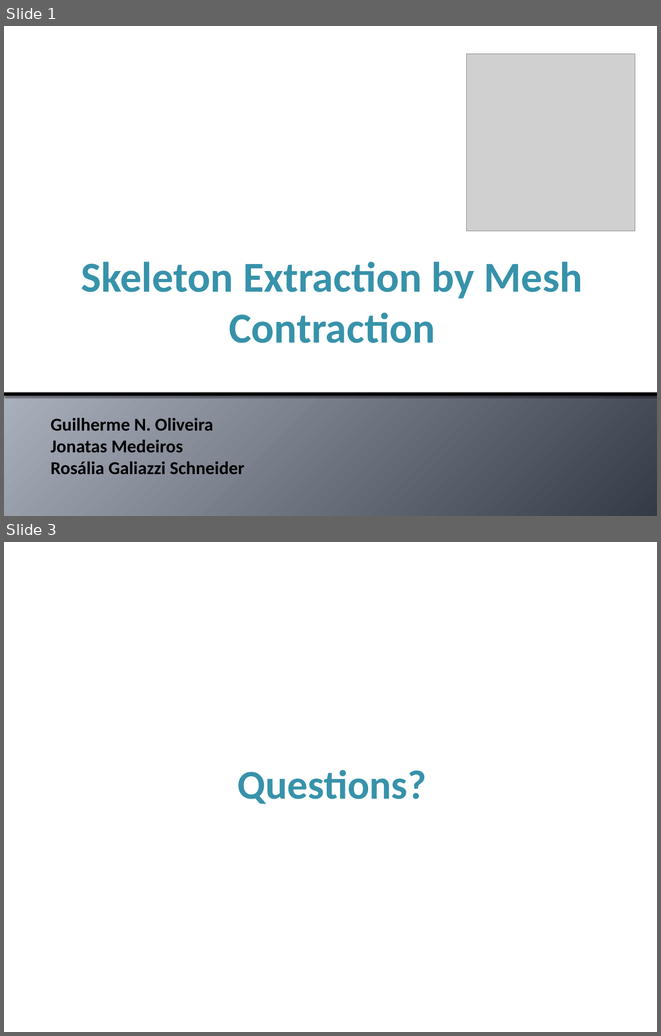
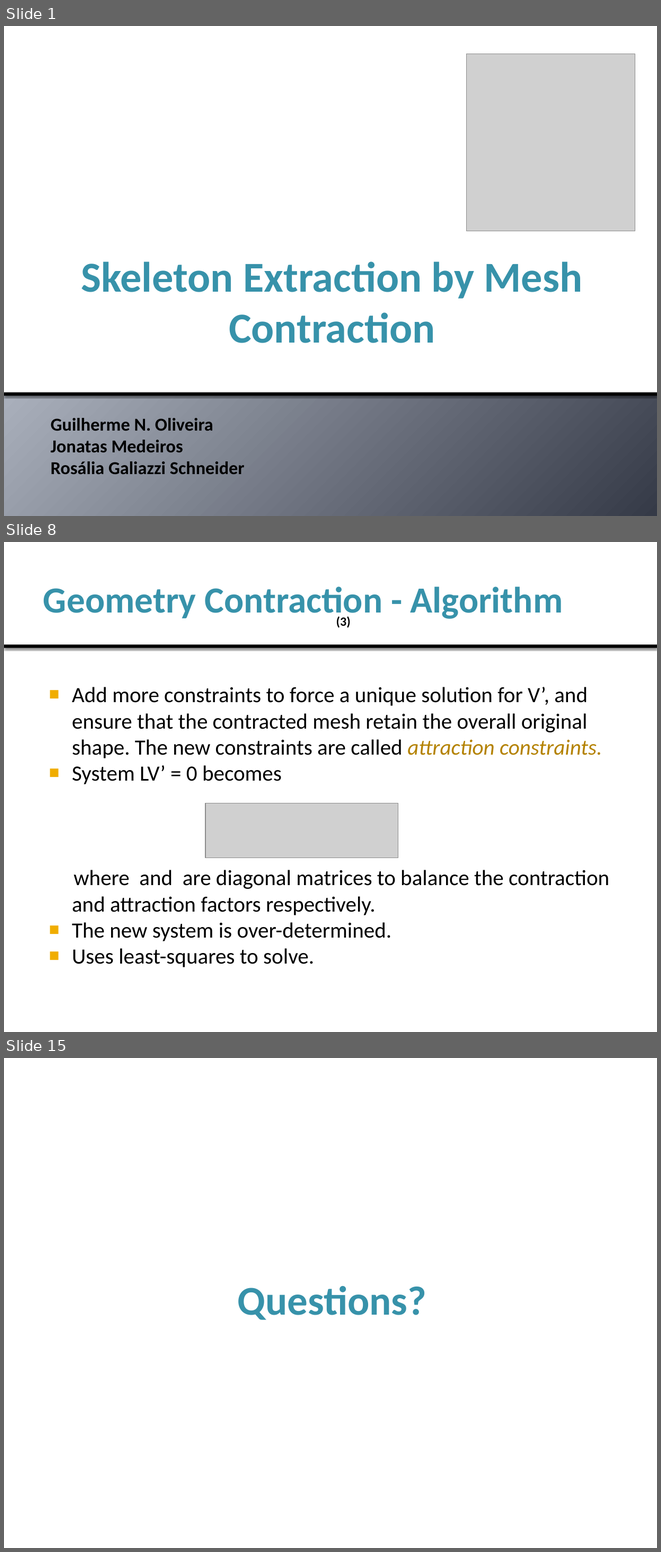
Before and after one commit to jonatascmedeiros/Skeleton-Extraction, a slide deck: Docs/Presentation.pptx. Shown one above the other, each under a label of ours: slides 1 and 3 before the commit, slides 1, 8 and 15 after it; the slides between them are not shown. The pictures are 661x1036 and 661x1552 pixels, drawn with LibreOffice and Linux fonts; fonts in the diff are those of the drawing; grey boxes stand for pictures. Boxes give left, top, right and bottom in pixels: in the first picture for what was removed or moved away, otherwise in the second. Text is boxed around its words. In the diff, an @@ line names an element or a change of style, - is before the commit and + after.

Commit message:
correcoes pequenas no techreport e feitas secoes introducao, motivacao, outline e geometry contraction da apresentacao

```diff
--- a/Docs/Presentation.pptx
+++ b/Docs/Presentation.pptx
@@ slide 8 added at bbox=[4, 542, 657, 1032], background #FFFFFF @@
@@ rectangle added at bbox=[4, 542, 657, 644], fill #FFFFFF @@
@@ title added at bbox=[37, 553, 624, 643], fill #FFFFFF, 40.5 pt, text #3792AA, bold @@
+Geometry Contraction - Algorithm
@@ text added at bbox=[336, 616, 351, 628], 14 pt, text #000000, bold @@
+(3)
@@ rectangle added at bbox=[4, 644, 657, 648], fill #000000 @@
@@ text added at bbox=[72, 687, 609, 967], 24 pt, text #000000 @@
+■ Add more constraints to force a unique solution for V’, and ensure that the contracted mesh retain the overall original shape. The new constraints are called attraction constraints.
+■ System LV’ = 0 becomes
+where and are diagonal matrices to balance the contraction and attraction factors respectively.
+■ The new system is over-determined.
+■ Uses least-squares to solve.
@@ picture added at bbox=[205, 803, 398, 857] @@
@@ what was slide 3 is now slide 15 @@
```
Also in this commit, not shown: 1 slide changed, 11 other slides added, 1 other file.
